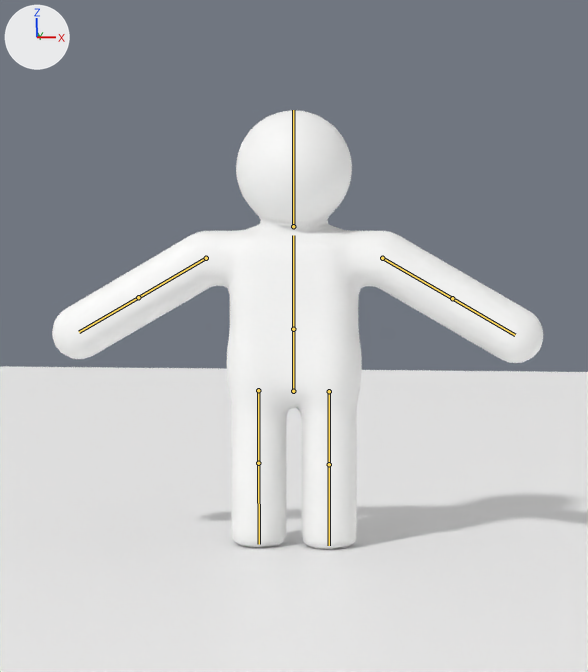
The Blender file blender/character.blend as it was, and as the next commit left it.
Before and after are seen from the file's camera 'Camera'. The axes (+X, +Y, +Z) are drawn at upper left. The lights are the same throughout. The older version comes first. The bones that change, and the others that lie on the model, are drawn over the model as lines.

The first picture shows 'Character', 'Ground'.
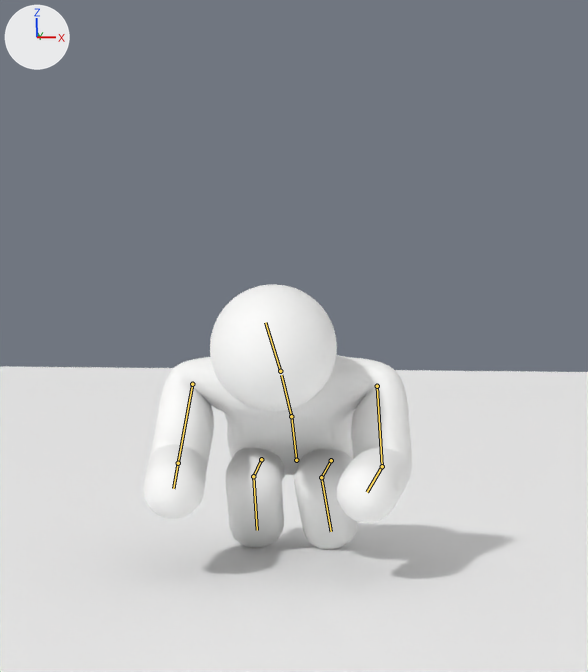
The newer file adds an action. The first version stands in its rest pose; the second is drawn at frame 25 of the action 'GetUpBack'.

The edits, one by one:
Bone 'hips' (bone_hips) moves from (0.0, 0.0, 0.0) to (0.0, -0.325, -0.097).
Bone 'hips' (bone_hips) turns from (0, 0, 0) to (39, 0, 0) degrees about its own x, y and z.
Bone 'spine' (bone_spine) turns from (0, 0, 0) to (20, 0, 0) degrees about its own x, y and z.
Bone 'head' (bone_head) turns from (0, 0, 0) to (5, 0, 0) degrees about its own x, y and z.
Bone 'upper_arm.R' (bone_upper_arm_r) turns from (0, 0, 0) to (83, -2, 2) degrees about its own x, y and z.
Bone 'forearm.R' (bone_forearm_r) turns from (0, 0, 0) to (36, 12, -36) degrees about its own x, y and z.
Bone 'upper_arm.L' (bone_upper_arm_l) turns from (0, 0, 0) to (83, 2, -2) degrees about its own x, y and z.
Bone 'forearm.L' (bone_forearm_l) turns from (0, 0, 0) to (36, -12, 36) degrees about its own x, y and z.
Bone 'thigh.R' (bone_thigh_r) turns from (0, 0, 0) to (123, -3, 2) degrees about its own x, y and z.
Bone 'shin.R' (bone_shin_r) turns from (0, 0, 0) to (-125, -8, -4) degrees about its own x, y and z.
Bone 'thigh.L' (bone_thigh_l) turns from (0, 0, 0) to (123, 3, -2) degrees about its own x, y and z.
Bone 'shin.L' (bone_shin_l) turns from (0, 0, 0) to (-125, 8, 4) degrees about its own x, y and z.

Location of each change, [x1, y1, x2, y2] in pixels of the pictures (588 x 672 px):
'Character', posed (45% narrower, 39% shorter)
    before: [52, 110, 543, 549]
    after: [143, 284, 412, 550]
bone 'hips', root to tip
    before: (293, 391) to (293, 329)
    after: (296, 460) to (291, 416)
bone 'spine', root to tip
    before: (293, 329) to (293, 235)
    after: (291, 416) to (281, 375)
bone 'head', root to tip
    before: (293, 226) to (293, 110)
    after: (280, 371) to (265, 322)
bone 'upper_arm.R', root to tip
    before: (206, 258) to (138, 297)
    after: (192, 384) to (178, 463)
bone 'forearm.R', root to tip
    before: (138, 297) to (79, 332)
    after: (178, 463) to (173, 488)
bone 'upper_arm.L', root to tip
    before: (382, 258) to (452, 298)
    after: (377, 386) to (382, 466)
bone 'forearm.L', root to tip
    before: (452, 298) to (515, 335)
    after: (382, 466) to (367, 492)
bone 'thigh.R', root to tip
    before: (258, 390) to (258, 463)
    after: (261, 459) to (253, 476)
bone 'shin.R', root to tip
    before: (258, 463) to (259, 544)
    after: (253, 476) to (257, 530)
bone 'thigh.L', root to tip
    before: (329, 391) to (329, 464)
    after: (331, 460) to (321, 477)
bone 'shin.L', root to tip
    before: (329, 464) to (329, 545)
    after: (321, 477) to (331, 531)
